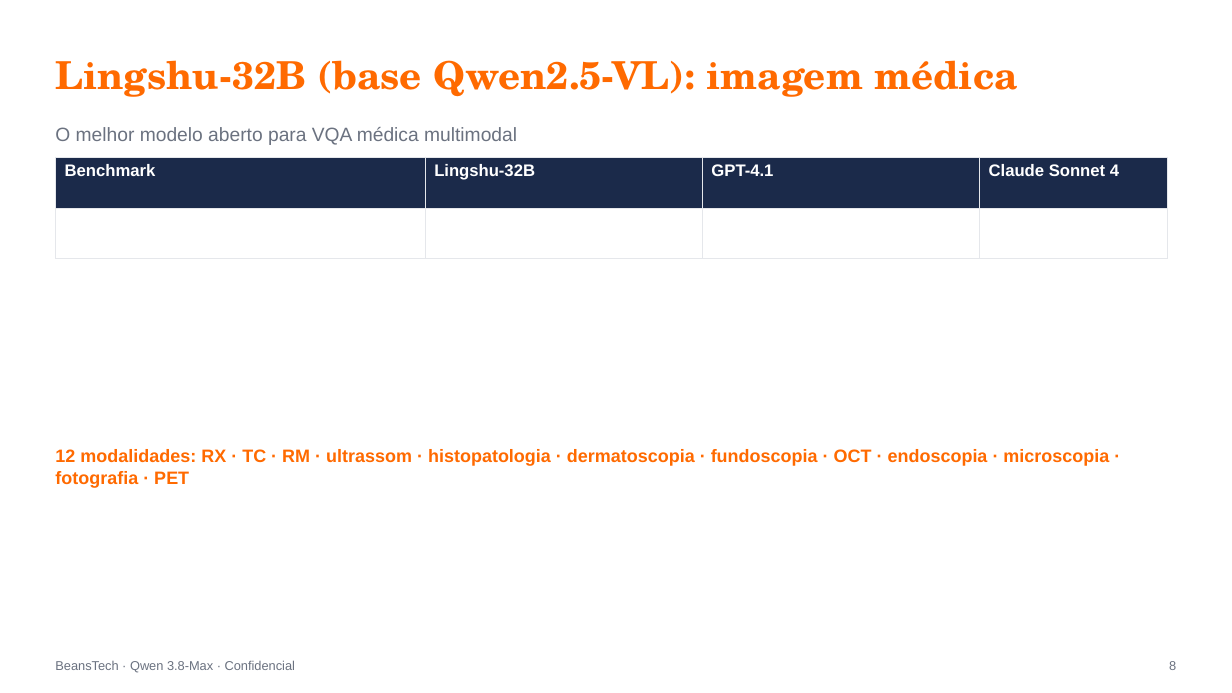
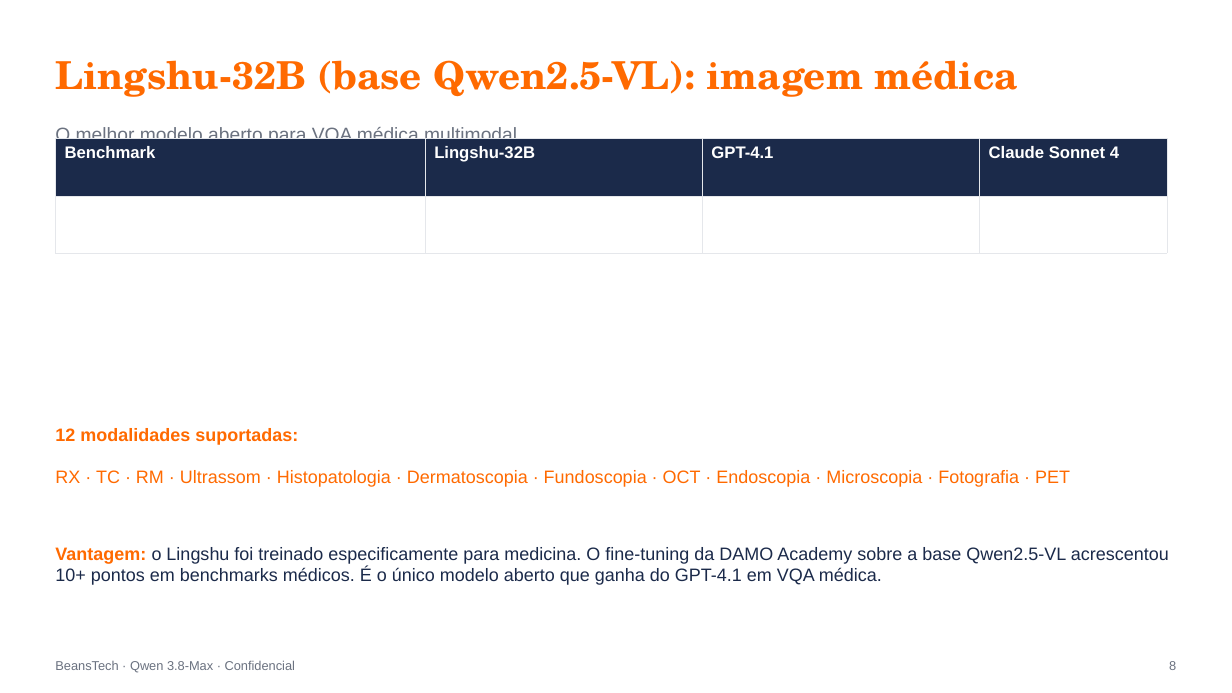
Before and after one commit to beanstechhub/healthtech-infra, a slide deck: slide 8 of apresentacoes/Qwen_Medicina_Eric_PT.pptx. Drawn at 1232x693 pixels with LibreOffice and Linux fonts; fonts in the diff are those of the drawing. Boxes give left, top, right and bottom in pixels: in the first picture for what was removed or moved away, otherwise in the second. Text is boxed around its words. In the diff, an @@ line names an element or a change of style, - is before the commit and + after.

Commit message:
Slides corrigidos: áreas vazias preenchidas (Einstein 5/8, Qwen 3/4/8, Benchmark 3/5/6); 'Validação Einstein' removida do Qwen (0 menções)

```diff
--- a/apresentacoes/Qwen_Medicina_Eric_PT.pptx
+++ b/apresentacoes/Qwen_Medicina_Eric_PT.pptx
@@ table: place and size @@
-table at [55,157,1167,250]
+table at [55,139,1167,231]
@@ text added at [55,428,298,445], 14 pt, text #FF6A00, bold @@
+12 modalidades suportadas:
@@ text at [55,470,1070,487]: text changed; bold off @@
-12 modalidades: RX · TC · RM · ultrassom · histopatologia · dermatoscopia · fundoscopia · OCT · endoscopia · microscopia · fotografia · PET
+RX · TC · RM · Ultrassom · Histopatologia · Dermatoscopia · Fundoscopia · OCT · Endoscopia · Microscopia · Fotografia · PET
@@ text added at [55,547,1169,585], 14 pt, text #1B2A4A @@
+Vantagem: o Lingshu foi treinado especificamente para medicina. O fine-tuning da DAMO Academy sobre a base Qwen2.5-VL acrescentou 10+ pontos em benchmarks médicos. É o único modelo aberto que ganha do GPT-4.1 em VQA médica.
```
Also in this commit, not shown: 4 other slides changed, 7 other files.
